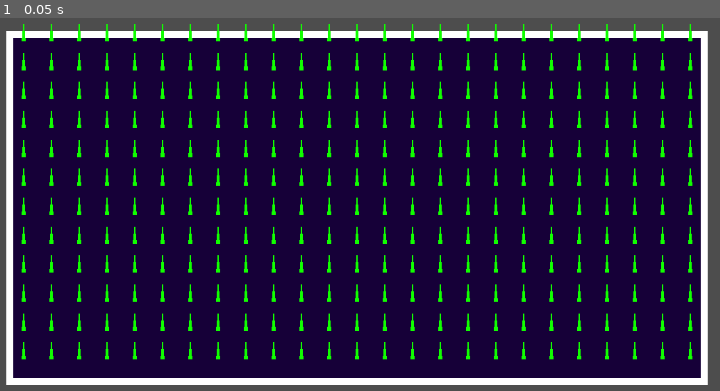
Above: before the commit, frame 1.
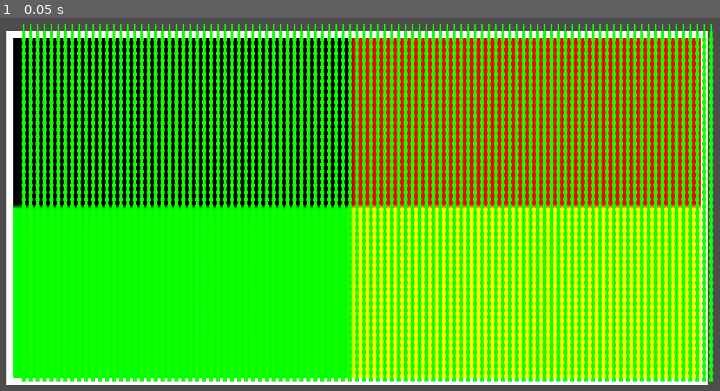
Above: after the commit, the same moment.

Repository: kicconsu/Edyn-Simulador-de-Campo-Electrico
Game: Godot game, scene res://scenes/2d_test.tscn
Two runs of this game, one before a commit and one after it. Both use one fixed random seed, a clock stepped at 60 frames per second and the inputs below. The project has no main scene, so this scene is started directly.
Inputs:
- Up to frame 1 (0.05 s): no input

The runs differ from the first frame. In frame 1, 87% of the frame differs, in the area x 1-100%, y 1-98%.

Commit message:
vector position texture implemented

Diff:
--- a/project.godot
+++ b/project.godot
@@ -26,6 +26,7 @@
 "res://res/classes/": "red",
 "res://res/img/": "orange",
 "res://res/scripts/": "yellow",
+"res://res/shaders/": "red",
 "res://res/sounds/": "green",
 "res://scenes/": "gray",
 "res://scenes/subscenes/": "teal"
--- /dev/null
+++ b/res/scripts/2d_container_model.gd
@@ -0,0 +1,60 @@
+extends Node2D
+
+@export var res:int = 100
+@export var size:Vector2 = Vector2(1000.0, 500.0)
+@onready var vec_scene:PackedScene = load("res://scenes/subscenes/2d_arrow.tscn")
+var mat:Array = [] #Vector position matrix
+var debugTexture:ImageTexture #Texture to house resized positions RG image
+var posTexture:ImageTexture #Texture to house positions RG image that is sent to the GPU (not resized)
+
+func _ready():
+	#Instantiate vectors to populate vector camp
+	var vec_interval:Vector2 = Vector2(size.x/res, size.y/(res/2))
+	for i in range(int(res/2)):
+		mat.append([])
+		for j in range(res):
+			var vec = vec_scene.instantiate()
+			add_child(vec)
+			vec.set_position(Vector2(vec_interval.x*j, vec_interval.y*i)-size/2+size/50)
+			#Save each vector in the vector matrix to generate the posTexture
+			mat[i].append(vec.get_position())
+		#print(mat[i])
+	var posImg:Image = mat_to_img(mat) #Generate positions image, where each position is an RG color.
+	posTexture = ImageTexture.create_from_image(posImg) #Save the raw generated image
+
+	#Resize it to draw it on the bg for debug purposes
+	#posImg.resize(posImg.get_width()*100, posImg.get_height()*100)
+	posImg.resize(1000, 500)
+	debugTexture = ImageTexture.create_from_image(posImg)
+	$bg.set_texture(debugTexture)
+
+# Called every frame. 'delta' is the elapsed time since the previous frame.
+func _process(delta):
+	pass
+
+
+# Code that takes a matrix of Vector2() and turns it into a RG32F texture
+# This texture is to be sent to the GPU so that it can calculate E for each vector
+func mat_to_img(matrix:Array) -> Image:
+	var height = matrix.size()
+	var width = matrix[0].size()
+	print(width)
+	print(height)
+
+	# Create an image using RGA32F format for 32-bit floating-point precision per channel
+	var image:Image = Image.create(width, height, false, Image.FORMAT_RGF)
+
+	for y in range(height):
+		for x in range(width):
+			var coord = matrix[y][x]
+			print("row: ", y, " column: ", x)
+			print("pos: ", coord)
+			var r = coord.x  # Use the raw x coordinate in the red channel
+			var g = coord.y  # Use the raw y coordinate in the green channel
+			var b = 0.0      # Optionally, you can store extra data in blue channel
+			var a = 1.0      # Alpha channel is fully opaque
+			var color = Color(r, g, b)
+			image.set_pixel(x, y, color)
+			print("img color: ", image.get_pixel(x, y))
+	#return ImageTexture.new().create_from_image(image)
+	return image
--- a/scenes/subscenes/2d_container.tscn
+++ b/scenes/subscenes/2d_container.tscn
@@ -1,6 +1,6 @@
 [gd_scene load_steps=3 format=3 uid="uid://d3aowb23p7ba1"]
 
-[ext_resource type="Script" path="res://scenes/subscenes/2d_container_model.gd" id="1_lo17x"]
+[ext_resource type="Script" path="res://res/scripts/2d_container_model.gd" id="1_lo17x"]
 
 [sub_resource type="PlaceholderTexture2D" id="PlaceholderTexture2D_4lfdy"]
 size = Vector2(1000, 500)
--- a/scenes/subscenes/2d_container_model.gd
+++ /dev/null
@@ -1,19 +0,0 @@
-extends Node2D
-
-@export var res:int = 25
-@export var size:Vector2 = Vector2(1000.0, 500.0)
-@onready var vec_scene:PackedScene = load("res://scenes/subscenes/2d_arrow.tscn")
-
-func _ready():
-	#Instantiate vectors to populate vector camp
-	var vec_interval:Vector2 = Vector2(size.x/res, size.y/(res/2))
-	for i in range(int(res/2)):
-		for j in range(res):
-			var vec = vec_scene.instantiate()
-			add_child(vec)
-			vec.set_position(Vector2(vec_interval.x*j, vec_interval.y*i)-size/2+size/50)
-
-
-# Called every frame. 'delta' is the elapsed time since the previous frame.
-func _process(delta):
-	pass
Not shown, added: res/shaders/2d_vec_camp.glsl
Not shown, added: res/shaders/2d_vec_camp.glsl.import
